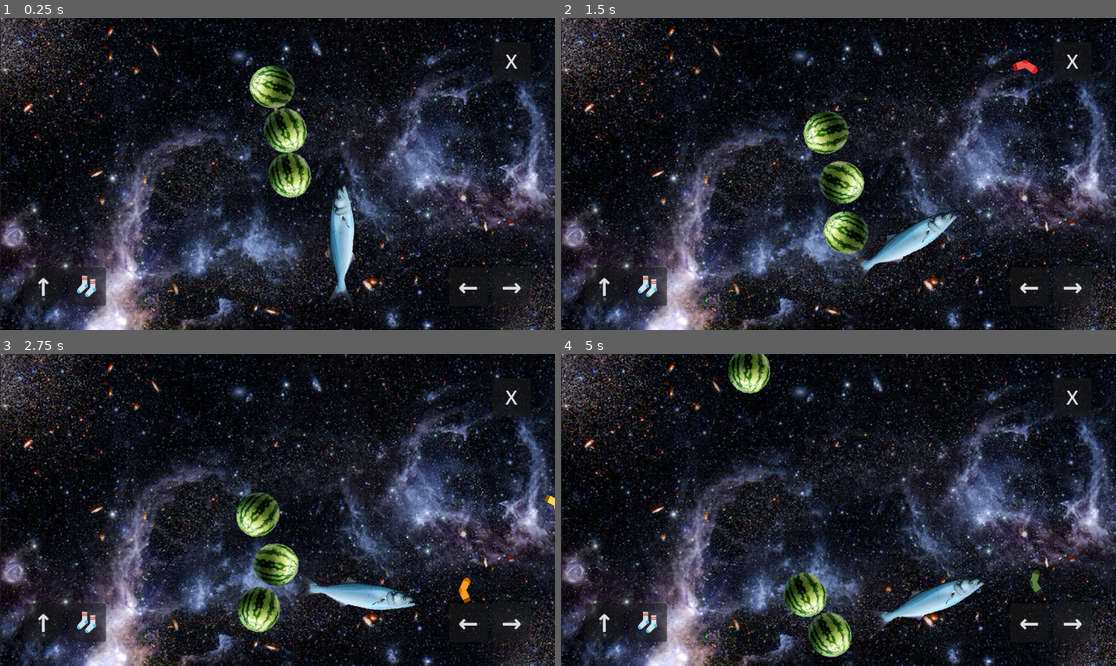
Above: before the commit, frames 1-4 (two rows, left to right).
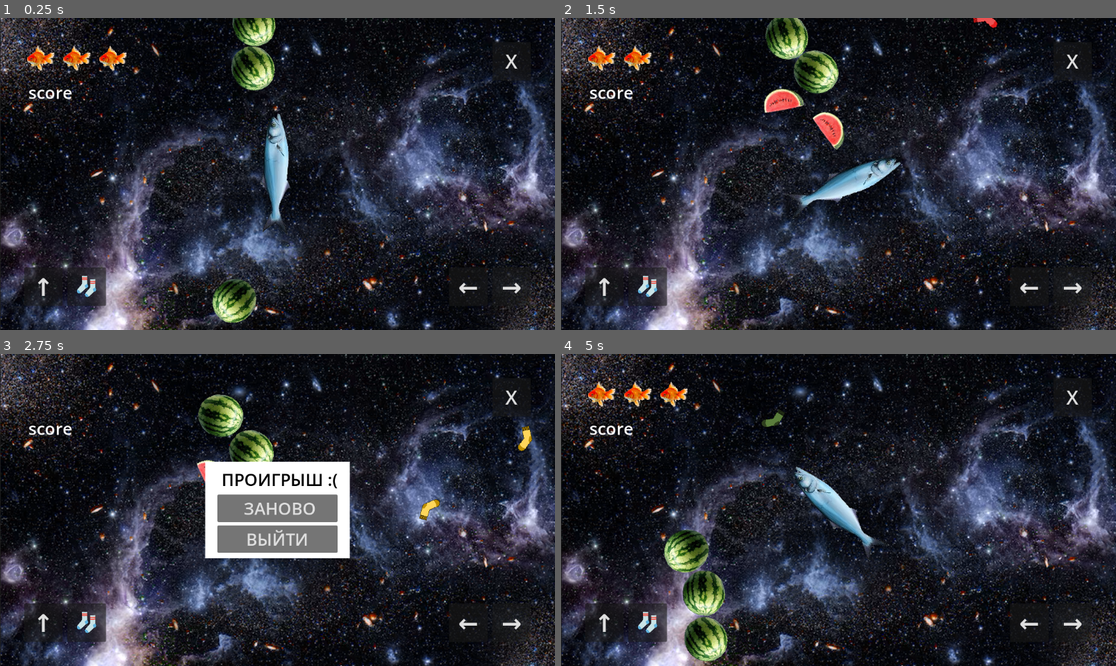
Above: after the commit, the same moments.

Repository: Null-oh/mob6sem
Game: Godot game, scene res://take2/assets/scene_2.tscn
Two runs of this game, one before a commit and one after it. Both use one fixed random seed, a clock stepped at 60 frames per second and the inputs below.
Inputs (mouse positions are in pixels of both pictures, inside the frame that each line leads up to):
- Up to frame 1 (0.25 s): no input
- Up to frame 2 (1.5 s): move the mouse to (960, 158) at 0.52 s; hold Right (ui_right) 0.53-1.25 s; hold Space (space) 0.53-1.25 s; click (960, 158) at 0.67 s; drag from (727, 189) to (949, 21) at 1.27 s
- Up to frame 3 (2.75 s): move the mouse to (333, 441) at 2.02 s; hold Right (ui_right) from 2.03 s (still down); hold Space (space) from 2.03 s (still down)
- Up to frame 4 (5 s): release Right (ui_right) at 2.75 s; release Space (space) at 2.75 s; click (838, 506) at 2.75 s, where only the run after the commit has a clickable "ЗАНОВО"; drag from (810, 572) to (672, 463) at 3.52 s; move the mouse to (1005, 556) at 4.27 s; hold Left (ui_left) from 4.28 s (still down); hold Space (space) from 4.28 s (still down)

The runs differ from the first frame. In frame 1, 6.7% of the frame differs, in the area x 4-65%, y 0-98%; in frame 2, 7.0%; in frame 3, 13%, in the area x 5-100%, y 12-90%; in frame 4, 8.3%.

Commit message:
половина 4

Diff:
--- a/scripts/materwelon.gd
+++ b/scripts/materwelon.gd
@@ -19,7 +19,7 @@
 		match _level:
 			Level.BIG:
 				sprite.play("big")
-				collision_big.visible = false
+				collision_big.visible = true
 				collision_mid.visible = false
 				collision_small.visible = false
 			Level.MID:
@@ -47,32 +47,30 @@
 	linear_damp = 0
 	angular_damp = 0
 
-	#contact_monitor = true
-	#max_contacts_reported = 1
-	#collision_mask = 2
-
-	#notifier.rect = Rect2(Vector2.ZERO, screensize)
-
 func start(_position, _velocity):
 	position = _position
 	linear_velocity = _velocity
 	angular_velocity = randf_range(-PI, PI)
 
 	Global2.materwelons += 1
+	print(Global2.materwelons)
 
 func hit():
-	print("HIT")
+	print(Global2.materwelons)
+	linear_velocity = Vector2(-abs(linear_velocity.x), linear_velocity.y)
 	match level:
 		Level.BIG:
+			spawn_extra(Level.MID)
 			level = Level.MID
-			print("BIG to MID")
+
 		Level.MID:
+			spawn_extra(Level.SMALL)
 			level = Level.SMALL
-			print("MID to SMALL")
+
 		Level.SMALL:
 			level = Level.DED
-			print("DED")
-		Level.DED: pass
+		Level.DED:
+			Global2.score += 1
 
 func _on_area_2d_body_entered(body):
 	if body.name == "fish":
@@ -148,3 +146,22 @@
 	xform.origin.x = wrapf(xform.origin.x, 0, screensize.x)
 	xform.origin.y = wrapf(xform.origin.y, 0, screensize.y)
 	physics_state.transform = xform
+
+func spawn_extra(new_level):
+	var new_mw = mw_scene.instantiate()
+	#new_mw._level = new_level
+	new_mw.screensize = screensize
+
+	#var offset = Vector2(randf_range(-10, 10), randf_range(-10, 10))
+	#new_mw.position = position + offset
+	new_mw.position = position
+
+	new_mw.linear_velocity = Vector2(abs(linear_velocity.x), linear_velocity.y)
+	new_mw.angular_velocity = angular_velocity
+
+	get_parent().add_child(new_mw)
+	new_mw.level = new_level
+	Global2.materwelons += 1
+	print(Global2.materwelons)
+	#get_parent().call_deferred("add_child", new_mw)
+	#new_mw.call_deferred("set", "level", new_level)
--- a/take2/assets/fish2.tscn
+++ b/take2/assets/fish2.tscn
@@ -10,6 +10,8 @@
 
 [node name="Fish2" type="RigidBody2D" unique_id=2064075116]
 gravity_scale = 0.0
+contact_monitor = true
+max_contacts_reported = 1
 linear_damp = 1.0
 angular_damp = 5.0
 script = ExtResource("1_8oxvb")
@@ -30,4 +32,5 @@
 one_shot = true
 autostart = true
 
+[connection signal="body_entered" from="." to="." method="_on_body_entered"]
 [connection signal="timeout" from="sock_cooldown" to="." method="_on_sock_cooldown_timeout"]
--- a/take2/assets/interface.tscn
+++ b/take2/assets/interface.tscn
@@ -1,6 +1,7 @@
 [gd_scene format=3 uid="uid://ck8x0dqrbwbok"]
 
 [ext_resource type="Script" uid="uid://drp3rhyoougmd" path="res://take2/scripts/interface.gd" id="1_qfl0l"]
+[ext_resource type="Texture2D" uid="uid://bqpqs7uefadqq" path="res://img/pngwing.com.png" id="2_rrwbr"]
 
 [node name="interface" type="CanvasLayer" unique_id=1559599400]
 script = ExtResource("1_qfl0l")
@@ -25,6 +26,7 @@
 texture_filter = 1
 custom_minimum_size = Vector2(80, 80)
 layout_mode = 2
+focus_mode = 1
 theme_override_font_sizes/font_size = 40
 text = " X "
 
@@ -41,12 +43,14 @@
 layout_mode = 2
 size_flags_horizontal = 0
 size_flags_vertical = 8
+focus_mode = 1
 theme_override_font_sizes/font_size = 50
 text = " ↑ "
 
 [node name="fire" type="Button" parent="MarginContainer/HBoxContainer2" unique_id=1972720982]
 custom_minimum_size = Vector2(80, 80)
 layout_mode = 2
+focus_mode = 1
 theme_override_font_sizes/font_size = 50
 text = "🧦"
 
@@ -63,6 +67,7 @@
 layout_mode = 2
 size_flags_horizontal = 8
 size_flags_vertical = 8
+focus_mode = 1
 theme_override_font_sizes/font_size = 50
 text = " ← "
 
@@ -72,6 +77,7 @@
 layout_mode = 2
 size_flags_horizontal = 8
 size_flags_vertical = 8
+focus_mode = 1
 theme_override_font_sizes/font_size = 50
 text = " → "
 
@@ -96,16 +102,108 @@
 [node name="VBoxContainer" type="VBoxContainer" parent="MarginContainer/pause/MarginContainer" unique_id=765208317]
 layout_mode = 2
 size_flags_vertical = 4
+theme_override_constants/separation = 7
+
+[node name="Label" type="Label" parent="MarginContainer/pause/MarginContainer/VBoxContainer" unique_id=407811831]
+layout_mode = 2
+theme_override_colors/font_color = Color(0, 0, 0, 1)
+theme_override_font_sizes/font_size = 35
+text = " ПАУЗА"
+horizontal_alignment = 1
+vertical_alignment = 1
 
 [node name="back" type="Button" parent="MarginContainer/pause/MarginContainer/VBoxContainer" unique_id=305170983]
 layout_mode = 2
+focus_mode = 1
 theme_override_font_sizes/font_size = 35
 text = " ПРОДОЛЖИТЬ"
 
 [node name="exit" type="Button" parent="MarginContainer/pause/MarginContainer/VBoxContainer" unique_id=1947307631]
 layout_mode = 2
+focus_mode = 1
 theme_override_font_sizes/font_size = 35
 text = " ВЫЙТИ "
+
+[node name="fail" type="ColorRect" parent="MarginContainer" unique_id=1183930583]
+custom_minimum_size = Vector2(300, 200)
+layout_mode = 2
+size_flags_horizontal = 4
+size_flags_vertical = 4
+
+[node name="MarginContainer" type="MarginContainer" parent="MarginContainer/fail" unique_id=593823306]
+layout_mode = 1
+anchors_preset = 15
+anchor_right = 1.0
+anchor_bottom = 1.0
+grow_horizontal = 2
+grow_vertical = 2
+theme_override_constants/margin_left = 50
+theme_override_constants/margin_top = 20
+theme_override_constants/margin_right = 50
+theme_override_constants/margin_bottom = 20
+
+[node name="VBoxContainer" type="VBoxContainer" parent="MarginContainer/fail/MarginContainer" unique_id=442063]
+layout_mode = 2
+size_flags_vertical = 4
+theme_override_constants/separation = 7
+
+[node name="Label" type="Label" parent="MarginContainer/fail/MarginContainer/VBoxContainer" unique_id=1201659831]
+layout_mode = 2
+theme_override_colors/font_color = Color(0, 0, 0, 1)
+theme_override_font_sizes/font_size = 35
+text = " ПРОИГРЫШ :("
+horizontal_alignment = 1
+vertical_alignment = 1
+
+[node name="again" type="Button" parent="MarginContainer/fail/MarginContainer/VBoxContainer" unique_id=840070104]
+layout_mode = 2
+focus_mode = 1
+theme_override_font_sizes/font_size = 35
+text = " ЗАНОВО"
+
+[node name="exit" type="Button" parent="MarginContainer/fail/MarginContainer/VBoxContainer" unique_id=2069443044]
+layout_mode = 2
+focus_mode = 1
+theme_override_font_sizes/font_size = 35
+text = " ВЫЙТИ "
+
+[node name="HBoxContainer4" type="VBoxContainer" parent="MarginContainer" unique_id=1691054134]
+layout_mode = 2
+size_flags_horizontal = 0
+size_flags_vertical = 0
+theme_override_constants/separation = 10
+
+[node name="lives" type="HBoxContainer" parent="MarginContainer/HBoxContainer4" unique_id=1681334525]
+custom_minimum_size = Vector2(200, 70)
+layout_mode = 2
+theme_override_constants/separation = 5
+
+[node name="l1" type="TextureRect" parent="MarginContainer/HBoxContainer4/lives" unique_id=360906057]
+texture_filter = 1
+layout_mode = 2
+texture = ExtResource("2_rrwbr")
+expand_mode = 2
+stretch_mode = 4
+
+[node name="l2" type="TextureRect" parent="MarginContainer/HBoxContainer4/lives" unique_id=198772574]
+texture_filter = 1
+layout_mode = 2
+texture = ExtResource("2_rrwbr")
+expand_mode = 2
+stretch_mode = 4
+
+[node name="l3" type="TextureRect" parent="MarginContainer/HBoxContainer4/lives" unique_id=838518256]
+texture_filter = 1
+layout_mode = 2
+texture = ExtResource("2_rrwbr")
+expand_mode = 2
+stretch_mode = 4
+
+[node name="score" type="Label" parent="MarginContainer/HBoxContainer4" unique_id=786280128]
+custom_minimum_size = Vector2(200, 70)
+layout_mode = 2
+theme_override_font_sizes/font_size = 35
+text = " score "
 
 [connection signal="pressed" from="MarginContainer/HBoxContainer3/pause" to="." method="_on_pause_pressed"]
 [connection signal="button_down" from="MarginContainer/HBoxContainer2/thrust" to="." method="_on_thrust_button_down"]
@@ -118,3 +216,5 @@
 [connection signal="button_up" from="MarginContainer/HBoxContainer/right" to="." method="_on_right_button_up"]
 [connection signal="pressed" from="MarginContainer/pause/MarginContainer/VBoxContainer/back" to="." method="_on_back_pressed"]
 [connection signal="pressed" from="MarginContainer/pause/MarginContainer/VBoxContainer/exit" to="." method="_on_exit_pressed"]
+[connection signal="pressed" from="MarginContainer/fail/MarginContainer/VBoxContainer/again" to="." method="_on_again_pressed"]
+[connection signal="pressed" from="MarginContainer/fail/MarginContainer/VBoxContainer/exit" to="." method="_on_exit_pressed"]
--- a/take2/scripts/fish2.gd
+++ b/take2/scripts/fish2.gd
@@ -22,8 +22,18 @@
 var can_shoot = true
 @onready var cooldown = $sock_cooldown
 
+signal lives_changed
+signal fsh_ded
+var lives : int
+
+var reset_pos : bool = false
+
+@onready var sprite = $Sprite2D
+
 func _ready():
 	change_state(ALIVE)
+	lives = Global2.lives
+	reset_pos = true
 
 	cooldown.wait_time = fire_rate
 
@@ -39,13 +49,18 @@
 
 func change_state(new_state):
 	match new_state:
-		INIT: pass
-		ALIVE: pass
-		SAFE: pass
-		DED: pass
+		INIT:
+			sprite.modulate.a = 0.5
+		ALIVE:
+			sprite.modulate.a = 1.0
+		SAFE:
+			sprite.modulate.a = 0.5
+		DED:
+			linear_velocity = Vector2.ZERO
+			fsh_ded.emit()
 	state = new_state
 
-func _process(delta):
+func _process(_delta):
 	get_input()
 
 func get_input():
@@ -68,7 +83,7 @@
 	if Input.is_action_pressed("space") or is_fire:
 		shoot()
 
-func _physics_process(delta):
+func _physics_process(_delta):
 	constant_force = thrust
 	constant_torque = rotation_dir * spin_power
 
@@ -77,6 +92,10 @@
 	xform.origin.x = wrapf(xform.origin.x, 0, screensize.x)
 	xform.origin.y = wrapf(xform.origin.y, 0, screensize.y)
 	physics_state.transform = xform
+
+	if reset_pos:
+		physics_state.transform.origin = screensize / 2
+		reset_pos = false
 
 func shoot():
 	if state == SAFE:
@@ -116,3 +135,9 @@
 
 func _on_fire_up():
 	is_fire = false
+
+
+func _on_body_entered(body):
+	if body.is_in_group("materwelons"):
+		print("collision")
+		Global2.lives -= 1
--- a/take2/scripts/global2.gd
+++ b/take2/scripts/global2.gd
@@ -4,3 +4,5 @@
 var lives : int = 3
 
 var materwelons : int = 0
+
+var score : int = 0
--- a/take2/scripts/interface.gd
+++ b/take2/scripts/interface.gd
@@ -14,9 +14,43 @@
 signal fire_up
 
 @onready var pause_window = $MarginContainer/pause
+@onready var fail_window = $MarginContainer/fail
+
+@onready var l1 = $MarginContainer/HBoxContainer4/lives/l1
+@onready var l2 = $MarginContainer/HBoxContainer4/lives/l2
+@onready var l3 = $MarginContainer/HBoxContainer4/lives/l3
 
 func _ready():
+	Engine.time_scale = 1
+	Global2.lives = 3
+	Global2.materwelons = 0
 	pause_window.visible = false
+	fail_window.visible = false
+	set_lives()
+
+func _process(_delta):
+	set_lives()
+
+func set_lives():
+	match Global2.lives:
+		3:
+			l1.visible = true
+			l2.visible = true
+			l3.visible = true
+		2:
+			l1.visible = true
+			l2.visible = true
+			l3.visible = false
+		1:
+			l1.visible = true
+			l2.visible = false
+			l3.visible = false
+		0:
+			l1.visible = false
+			l2.visible = false
+			l3.visible = false
+			Engine.time_scale = 0
+			fail_window.visible = true
 
 func _on_thrust_button_up():
 	thrust_up.emit()
@@ -42,7 +76,6 @@
 func _on_fire_button_up():
 	fire_up.emit()
 
-
 func _on_back_pressed():
 	pause_window.visible = false
 	Engine.time_scale = 1
@@ -53,3 +86,8 @@
 func _on_pause_pressed():
 	pause_window.visible = true
 	Engine.time_scale = 0
+
+func _on_again_pressed():
+	Engine.time_scale = 1
+	fail_window.visible = false
+	get_tree().reload_current_scene()
--- a/take2/scripts/scene_2.gd
+++ b/take2/scripts/scene_2.gd
@@ -8,6 +8,7 @@
 
 func _ready():
 	Global2.lives = 3
+	Global2.score = 0
 
 func _process(delta):
 	if Global2.materwelons <= 0:
@@ -17,8 +18,8 @@
 	for i in 3:
 
 		if mwposition == null:
-			spawn_path.progress = randi()
-			mwposition = spawn_path.position
+			spawn_path.progress = randi_range(0, int(spawn_path.get_parent().curve.get_baked_length()))
+			mwposition = spawn_path.global_position
 
 		if mwvelocity == null:
 			mwvelocity = Vector2.RIGHT.rotated(randf_range(0, TAU)) * randf_range(50, 125)
Binary file added: img/pngwing.com.png
Not shown, added: img/pngwing.com.png.import
